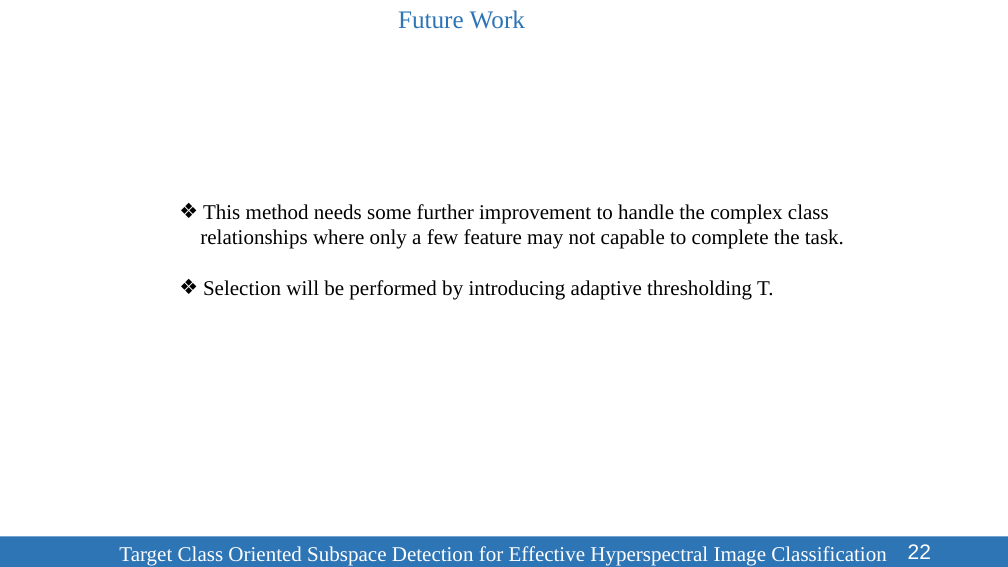
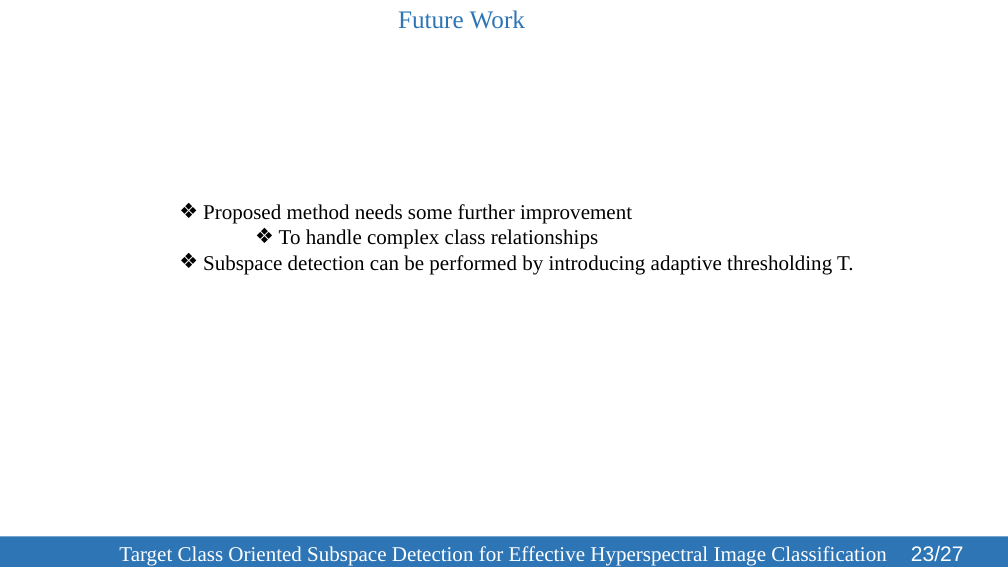
Before and after one commit to SleepyBrain/Remote-Sensing, a slide deck: slide 23 of Presentation/TCOSD-123086.pptx (slide 22 before the commit). Drawn at 1008x567 pixels with LibreOffice and Linux fonts; fonts in the diff are those of the drawing. Boxes give left, top, right and bottom in pixels: in the first picture for what was removed or moved away, otherwise in the second. Text is boxed around its words. In the diff, an @@ line names an element or a change of style, - is before the commit and + after.

```diff
--- a/Presentation/TCOSD-123086.pptx
+++ b/Presentation/TCOSD-123086.pptx
@@ text at box(203, 204, 854, 274): text changed @@
-❖ This method needs some further improvement to handle the complex class
-relationships where only a few feature may not capable to complete the task.
-❖ Selection will be performed by introducing adaptive thresholding T.
+❖ Proposed method needs some further improvement
+    ❖ To handle complex class relationships
+❖ Subspace detection can be performed by introducing adaptive thresholding T.
@@ page number at box(911, 545, 964, 561): text changed @@
-22
+23/27
```
Also in this commit, not shown: 16 other slides changed, 1 slide added, 4 other files.
